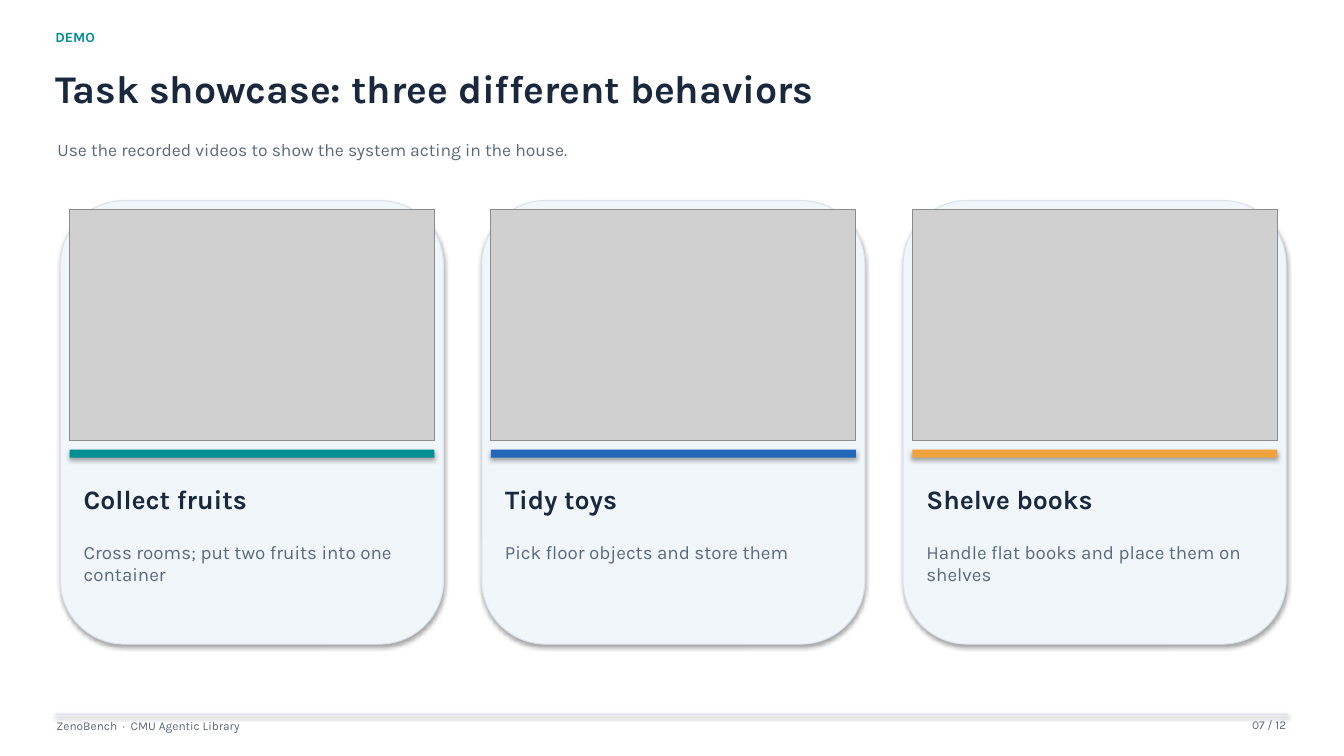
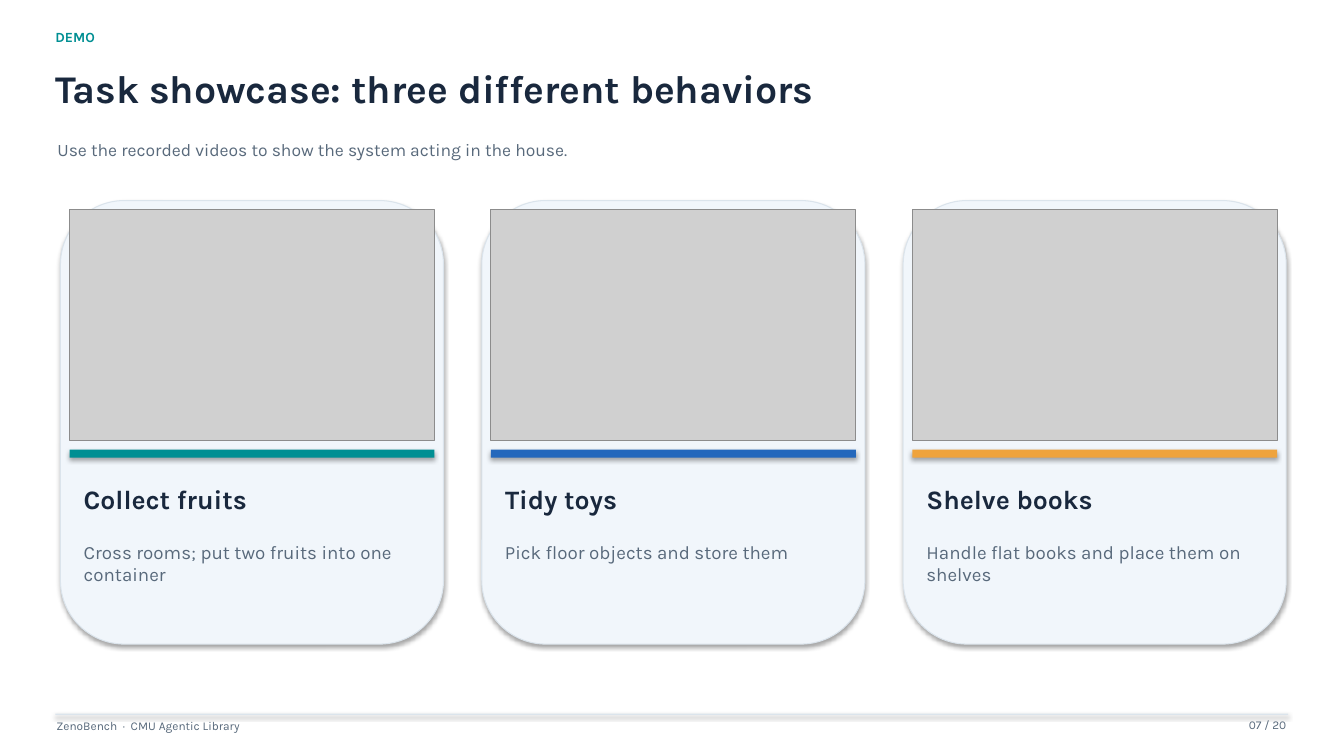
Before and after one commit to CMU-Agentic-Library/ZenoBench, a slide deck: slide 7 of presentations/ZenoBench_group_meeting.pptx. Drawn at 1344x756 pixels with LibreOffice and Linux fonts; fonts in the diff are those of the drawing; grey boxes stand for pictures. Boxes give left, top, right and bottom in pixels: in the first picture for what was removed or moved away, otherwise in the second. Text is boxed around its words. In the diff, an @@ line names an element or a change of style, - is before the commit and + after.

```diff
--- a/presentations/ZenoBench_group_meeting.pptx
+++ b/presentations/ZenoBench_group_meeting.pptx
@@ text at [1249, 721, 1286, 729]: text changed @@
-07 / 12
+07 / 20
```
Also in this commit, not shown: 8 other slides changed, 9 slides added, 1 slide removed, 13 other files.
